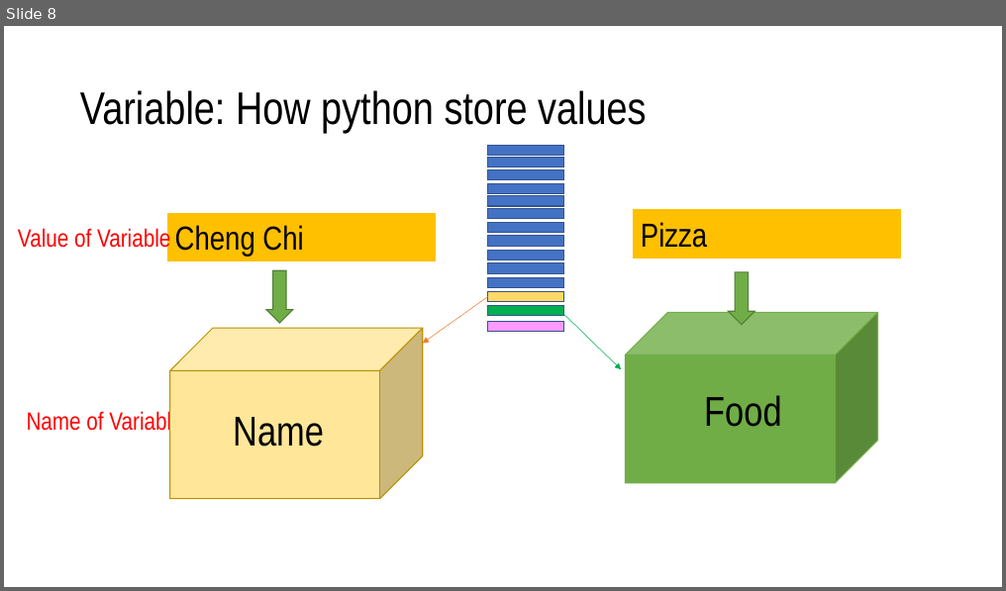
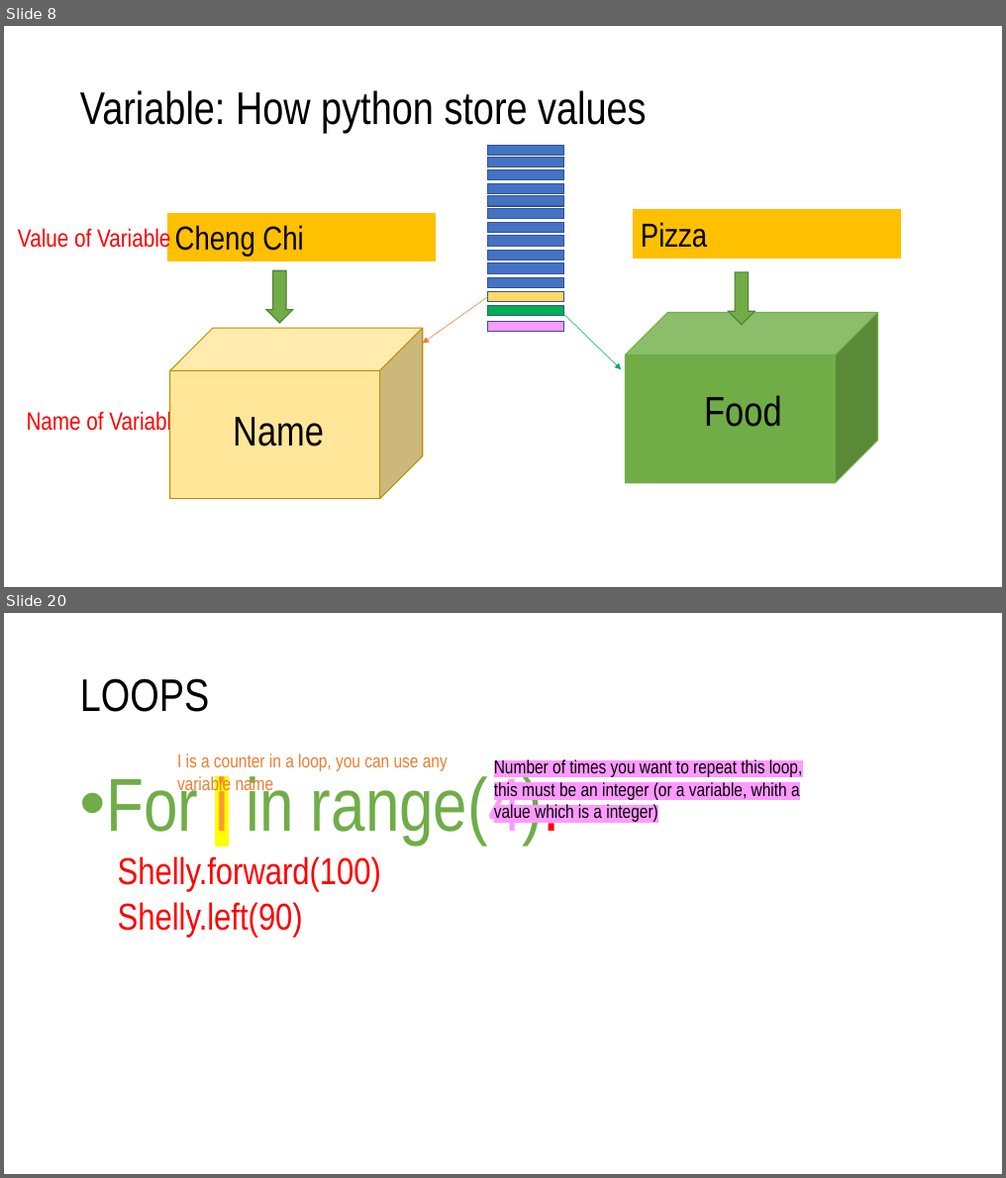
Before and after one commit to haoshisong/Python_Summer_Camp, a slide deck: Python summer camp.pptx. Shown one above the other, each under a label of ours: slide 8 before the commit, slides 8 and 20 after it; the slides between them are not shown. The pictures are 1006x591 and 1006x1178 pixels, drawn with LibreOffice and Linux fonts; fonts in the diff are those of the drawing. Boxes give left, top, right and bottom in pixels: in the first picture for what was removed or moved away, otherwise in the second. Text is boxed around its words. In the diff, an @@ line names an element or a change of style, - is before the commit and + after.

```diff
--- a/Python summer camp.pptx
+++ b/Python summer camp.pptx
@@ slide 20 added at bbox=[4, 613, 1002, 1174], background #FFFFFF @@
@@ title added at bbox=[80, 678, 209, 712], 44 pt, text #000000 @@
+LOOPS
@@ text added at bbox=[177, 754, 448, 794], 18 pt, text #ED7D31 @@
+I is a counter in a loop, you can use any variable name
@@ text added at bbox=[494, 759, 803, 822], 18 pt, text #000000 @@
+Number of times you want to repeat this loop, this must be an integer (or a variable, whith a value which is a integer)
@@ text added at bbox=[106, 769, 560, 938], 36 pt, text #FF0000 @@
+• For i in range(4):
+  Shelly.forward(100)
+  Shelly.left(90)
```
Also in this commit, not shown: 3 slides changed, 12 other slides added.
